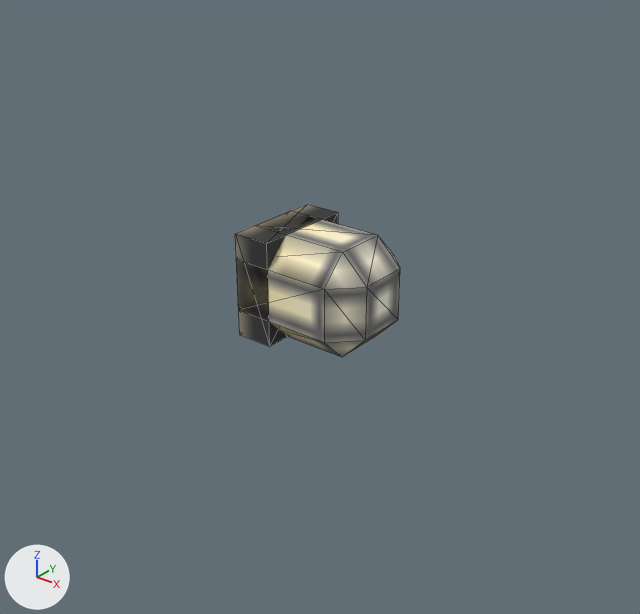
Before and after pictures for a commit that changed the OBJ model src/main/resources/assets/eln/model/RobustLampSuspended/RobustLampSuspended.obj.
Rendered twice from a camera (50 mm lens) standing at (1.285, -1.433, 0.829) and looking at (0.149, -0.013, -0.051). Arrows for +X, +Y and +Z are at lower left; the lights stay in place. Mesh edges are drawn as thin lines. Where no turn or scale is listed for an object, it has been applied to the vertices.

Objects in the first picture: 'base', 'socket'.
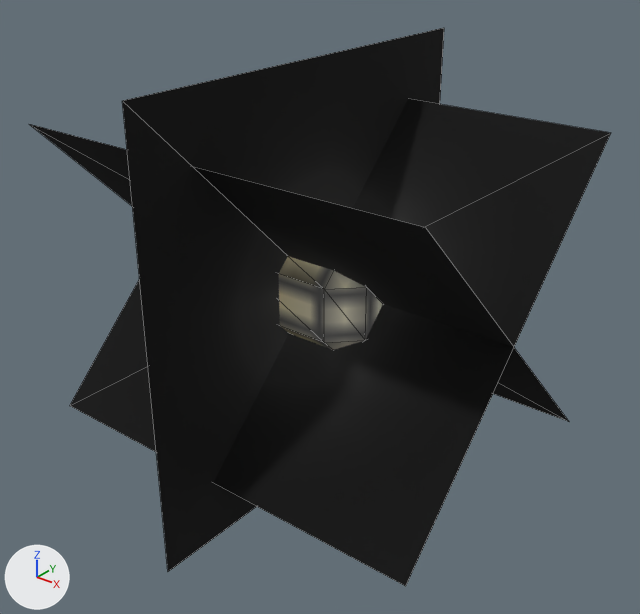
Pixel boxes [x1, y1, x2, y2] of what changed, in the pictures (640 x 614 px; the box of a moved part takes in the faces that stretch with it):
'lightAlphaNoDepth', added (black): after [30, 28, 611, 586]
'socket', surface changed: [236, 211, 400, 357] in both
'base', surface changed: [235, 204, 338, 346] in both
part 1 of me_base, moved or reshaped (not visible afterwards): before [235, 204, 338, 346]
part 2 of me_base, surface changed (black): before [267, 213, 338, 346]

The change, as a list of edits to the scene's bpy script:
```text
Add img_lampflarea_png:
    img_lampflarea_png = load_image('LampFlareA.png', 'LampFlareA.png', 64, 64, 'sRGB')
Change mat_none:
    mat_none.texture: img_robustlampsuspended_on_png -> img_lampflarea_png
Add mat_none_robustlampsuspended_on_png:
    mat_none_robustlampsuspended_on_png = principled_material('None_RobustLampSuspended_on.png')
    mat_none_robustlampsuspended_on_png.texture = img_robustlampsuspended_on_png
    mat_none_robustlampsuspended_on_png.roughness = 1.0
Change me_base:
    where me_base.from_pydata(...)  # 8 vertices, 12 faces; spans x 0.0..0.094, y -0.125..0.125, z -0.125..0.125
    used by ob_base; location = (0.0, 0.0, 0.0)
    remove me_base.materials.append(mat_none)  # picture img_robustlampsuspended_on_png
    me_base part 1
    10 faces are deleted
    10 new faces join them
    me_base part 2: 2 kept faces spanning x 0.094, y -0.125..0.125, z -0.125..0.125 get new texture (UV) coordinates
    add me_base.materials.append(mat_none_robustlampsuspended_on_png)  # picture img_robustlampsuspended_on_png
Add me_lightalphanodepth:
    me_lightalphanodepth.from_pydata(...)  # 12 vertices, 6 faces; spans x -0.375..0.625, y -0.5..0.5, z -0.5..0.5
    me_lightalphanodepth.materials.append(mat_none)  # picture img_lampflarea_png
Add ob_lightalphanodepth:
    ob_lightalphanodepth = bpy.data.objects.new('lightAlphaNoDepth', me_lightalphanodepth)
    ob_lightalphanodepth.location = (0.0, 0.0, 0.0)
```
